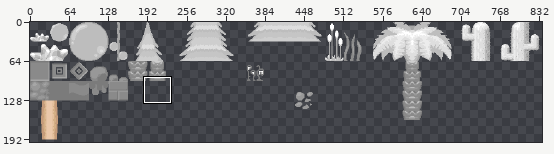
Two versions of one sprite sheet, Locust.gmx/background/images/tiles.png. The first picture is a wide view before the edit; the outline marks the close-up.
Close-up. Old version:
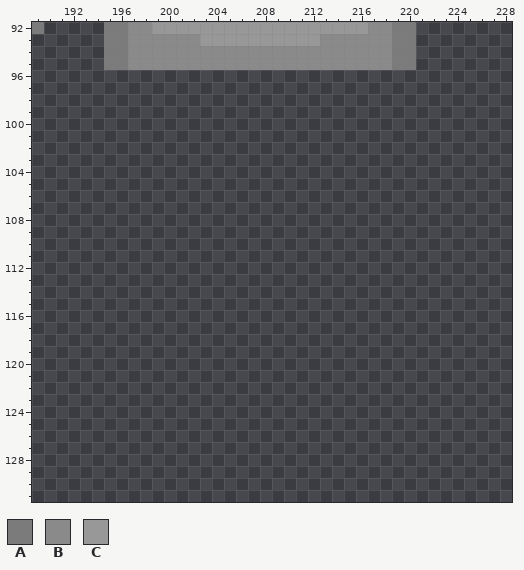
The file is 1024x224 pixels. Colours within 5 levels of each other are drawn and written as one. Shown: x 189..228, y 92..131. The wide view leaves out empty margins. The commit also changed other parts of the picture, which this record leaves out.
Palette (. is transparent): A #7b7b7b  B #8a8a8a  C #989898
Pixels before, first column x 189:
92 A.....AABBCCCCCCCCCCCCCCCCCCBBAA
93 ......AABBBBBBCCCCCCCCCCBBBBBBAA
94 ......AABBBBBBBBBBBBBBBBBBBBBBAA
95 ......AABBBBBBBBBBBBBBBBBBBBBBAA
The result:
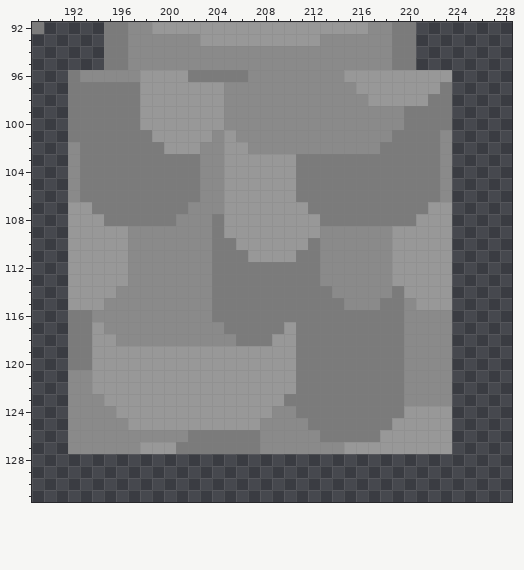
Change:
Changed rows in their new state; - is an unchanged pixel.
first column x 192:
 96 ABBBBBCCCCAAAAABBBBBBBBCCCCCCCCC
 97 AAAAAACCCCCCCBBBBBBBBBBBCCCCCCCA
 98 AAAAAACCCCCCCBBBBBBBBBBBBCCCCCAA
 99 AAAAAACCCCCCCBBBBBBBBBBBBBBBAAAA
100 AAAAAACCCCCCCBBBBBBBBBBBBBBBAAAA
101 AAAAAAACCCCCBCBBBBBBBBBBBBBAAAAB
102 BAAAAAAACCCBBCCBBBBBBBBBBBAAAAAB
103 BAAAAAAAAAABBCCCCCCAAAAAAAAAAAAB
104 BAAAAAAAAAABBCCCCCCAAAAAAAAAAAAB
105 BAAAAAAAAAABBCCCCCCAAAAAAAAAAAAB
106 BAAAAAAAAAABBCCCCCCAAAAAAAAAAAAB
107 CCAAAAAAAABBBCCCCCCCAAAAAAAAAACC
108 CCCAAAAAABBBACCCCCCCCAAAAAAAACCC
109 CCCCCBBBBBBBACCCCCCCCBBBBBBCCCCC
110 CCCCCBBBBBBBAACCCCCCABBBBBBCCCCC
111 CCCCCBBBBBBBAAACCCCAABBBBBBCCCCC
112 CCCCCBBBBBBBAAAAAAAAABBBBBBCCCCC
113 CCCCCBBBBBBBAAAAAAAAABBBBBBCCCCC
114 CCCCBBBBBBBBAAAAAAAAAABBBBBACCCC
115 CCCBBBBBBBBBAAAAAAAAAAABBBAABCCC
116 AABBBBBBBBBBAAAAAAAAAAAAAAAABBBB
117 AACBBBBBBBBBBAAAAACAAAAAAAAABBBB
118 AACCBBBBBBBBBBAAACCAAAAAAAAABBBB
119 AACCCCCCCCCCCCCCCCCAAAAAAAAABBBB
120 AACCCCCCCCCCCCCCCCCAAAAAAAAABBBB
121 BBCCCCCCCCCCCCCCCCCAAAAAAAAABBBB
122 BBCCCCCCCCCCCCCCCCCAAAAAAAAABBBB
123 BBBCCCCCCCCCCCCCCCAAAAAAAAAABBBB
124 BBBBCCCCCCCCCCCCCBBAAAAAAAAACCCC
125 BBBBBCCCCCCCCCCCBBBBAAAAAAACCCCC
126 BBBBBBBBBBAAAAAABBBBBAAAAACCCCCC
127 BBBBBBCCCAAAAAAABBBBBBBCCCCCCCCC
Pixel boxes of the changes (left, top, right, bottom) in both close-ups:
added: (68, 70, 452, 454)
